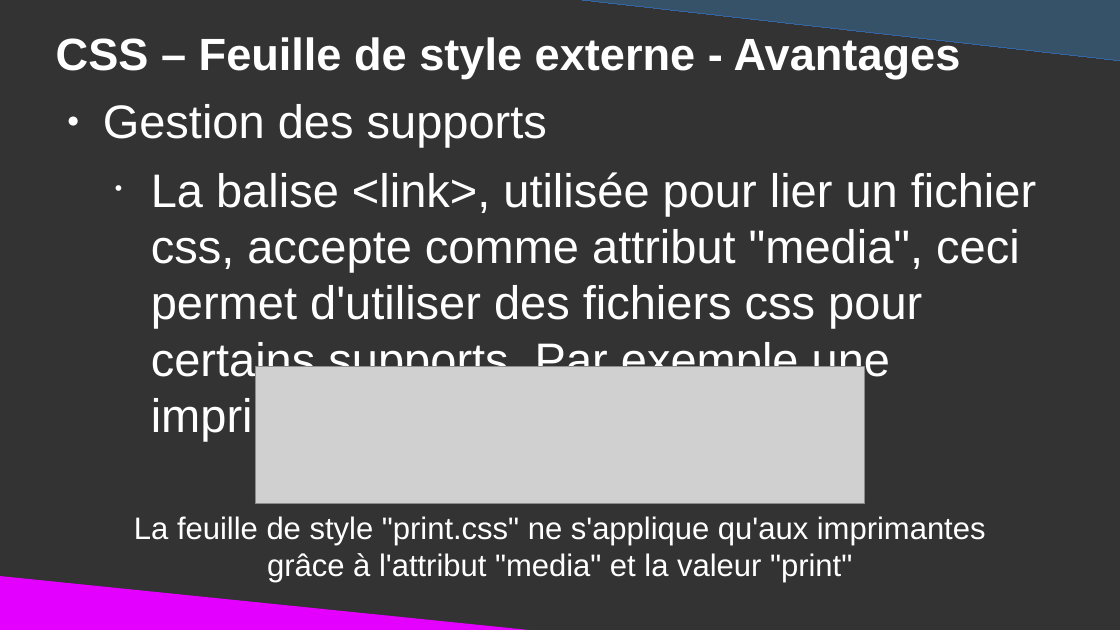
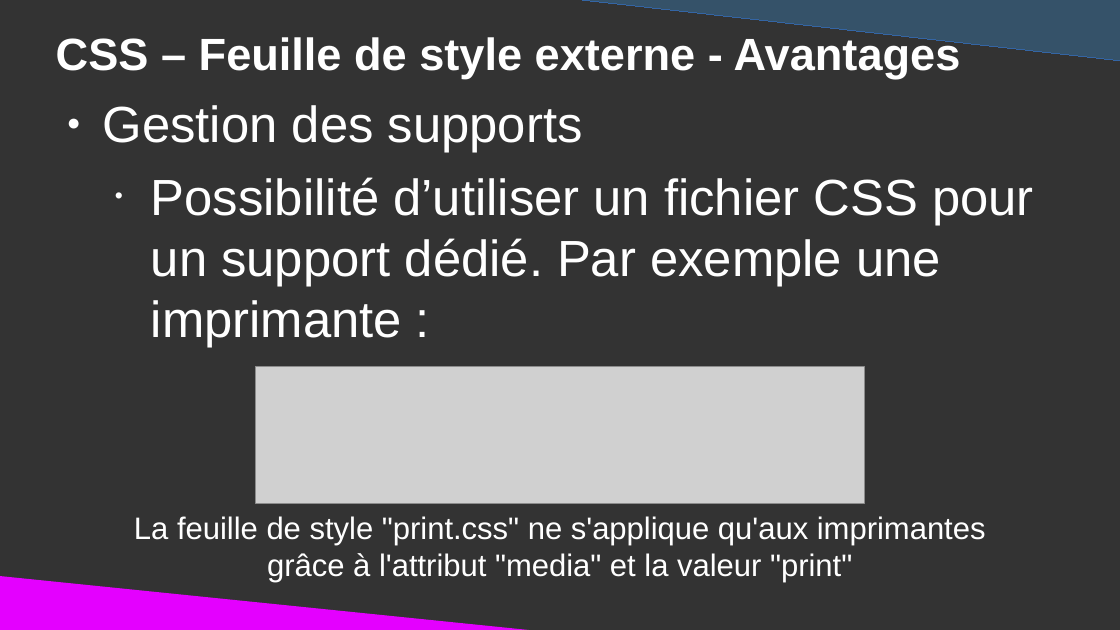
Before and after one commit to DanYellow/cours, a slide deck: slide 44 of integration-web-s1/travaux-pratiques/numero-3/presentation.odp (slide 43 before the commit). Drawn at 1120x630 pixels with LibreOffice and Linux fonts; fonts in the diff are those of the drawing; grey boxes stand for pictures. Boxes give left, top, right and bottom in pixels: in the first picture for what was removed or moved away, otherwise in the second. Text is boxed around its words. In the diff, an @@ line names an element or a change of style, - is before the commit and + after.

```diff
--- a/integration-web-s1/travaux-pratiques/numero-3/presentation.odp
+++ b/integration-web-s1/travaux-pratiques/numero-3/presentation.odp
@@ text at (x1=103, y1=105, x2=583, y2=153): size 33.3 to 36 pt in "Gestion des supports" @@
@@ text at (x1=151, y1=177, x2=1034, y2=347): text changed; size 33.3 to 36 pt @@
-  • La balise <link>, utilisée pour lier un fichier css, accepte comme attribut "media", ceci permet d'utiliser des fichiers css pour certains supports. Par exemple une imprimante :
+  • Possibilité d’utiliser un fichier CSS pour un support dédié. Par exemple une imprimante :
```
Also in this commit, not shown: 48 other slides changed, 1 slide added, 1 slide removed, 3 other files.
